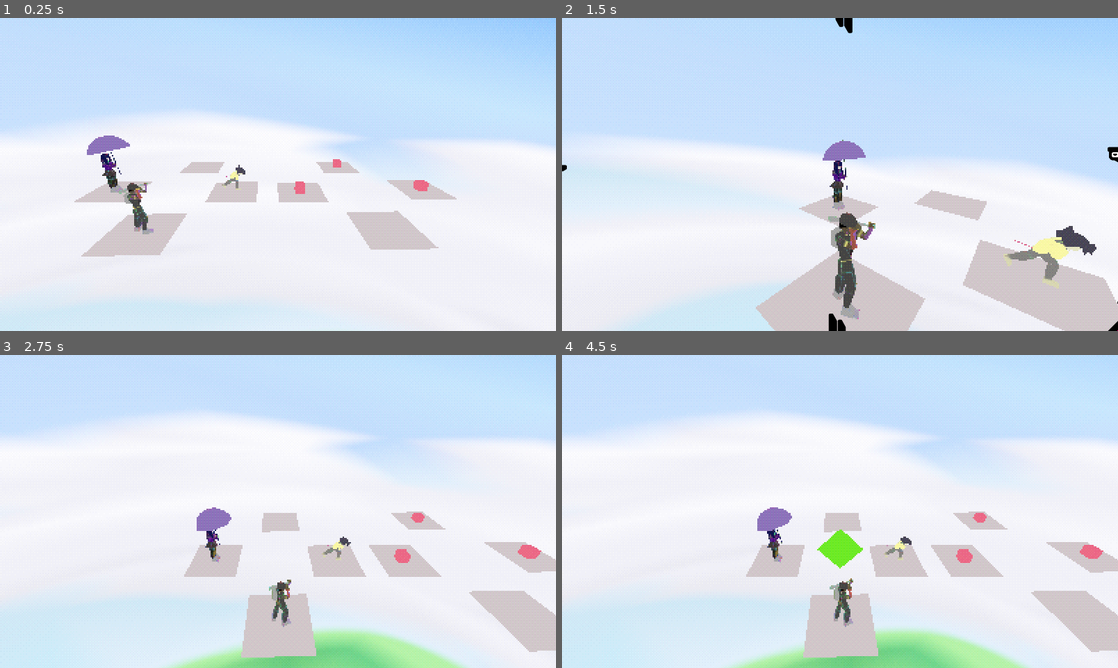
Above: before the commit, frames 1-4 (two rows, left to right).
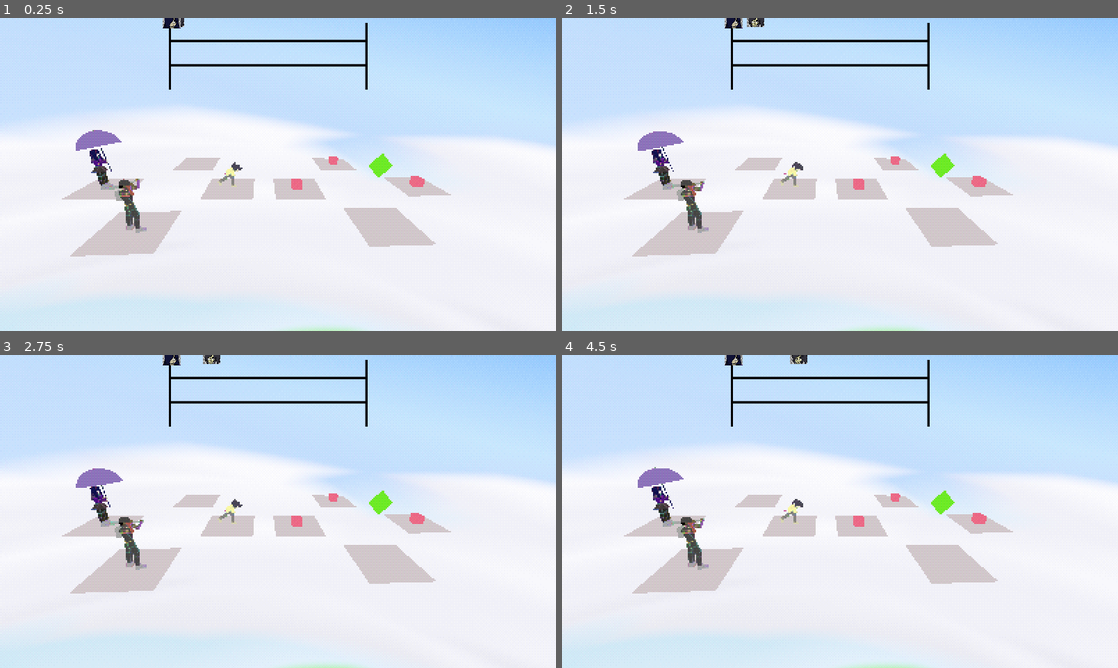
Above: after the commit, the same moments.

Repository: SteeRevo/ClassRPG
Game: Godot game, scene res://BattleScene/BattleScene.tscn
Same seed, same stepped clock (60 frames per second), same inputs: the game is played once before the commit and once after it.
Inputs:
- Up to frame 1 (0.25 s): no input
- Up to frame 2 (1.5 s): hold D (Attack) 0.53-1.28 s; tap A (Guard) at 0.8, 1.35 s
- Up to frame 3 (2.75 s): tap S (Rotate) at 1.55 s; hold S (Rotate) from 2.03 s (still down); tap D (Attack) at 2.3 s
- Up to frame 4 (4.5 s): release S (Rotate) at 2.78 s; tap D (Attack) at 2.85 s; tap A (Guard) at 3.05 s; hold A (Guard) 3.53-4.28 s; tap S (Rotate) at 3.8 s; tap E (Interact) at 4.35 s

The runs differ from the first frame. In frame 1, 5.0% of the frame differs, in the area x 11-83%, y 0-100%; in frame 2, 30%; in frame 3, 31%; in frame 4, 31%, in the area x 0-100%, y 0-100%.

Commit message:
turn tracker added

Diff:
--- a/ClassRPG/BattleScene/BattleManager.gd
+++ b/ClassRPG/BattleScene/BattleManager.gd
@@ -50,6 +50,8 @@
 @onready var selectBGcam = $CameraPoints/SelectBGcam
 @onready var enemy_timer = $EnemyTimer
 
+@onready var turnBar = $Control/TurnBar
+
 @onready var states_map = {
 	'playerturn': $States/PlayerTurn,
 	'chooseturn': $States/ChooseTurn,
@@ -80,7 +82,6 @@
 	states_stack.push_front($States/ChooseTurn)
 	current_state = states_stack[0]
 	_change_state('chooseturn')
-	_change_state(current_turn)
 
 
 func _change_state(state_name):
@@ -122,7 +123,7 @@
 	for unit in unit_list:
 		if unit.available == true:
 			_change_state('chooseturn')
-			_change_state(current_turn)
+			#_change_state(current_turn)
 			return
 	for unit in unit_list:
 		unit.available = true
@@ -162,3 +163,13 @@
 		enemy_unit.startingBG = counter
 		print(counter)
 		counter += 1
+
+func update_turn():
+	var unit = turnBar.update_all()
+	if unit != null:
+		return unit
+
+
+func _on_turn_bar_choose_turn(unit):
+	current_unit = unit
+	_change_state("playerturn")
--- a/ClassRPG/BattleScene/BattleScene.tscn
+++ b/ClassRPG/BattleScene/BattleScene.tscn
@@ -34,6 +34,7 @@
 [ext_resource type="Texture2D" uid="uid://ci3p8yi1ywe73" path="res://UI/PlayerTurn/HealthMana/MaxSoul.png" id="32_wf06l"]
 [ext_resource type="Script" path="res://BattleScene/InputtedMoves.gd" id="33_iiblf"]
 [ext_resource type="Texture2D" uid="uid://cgt4f5t3xwgov" path="res://UI/PlayerTurn/HealthMana/CurrentSoul.png" id="33_uef4v"]
+[ext_resource type="PackedScene" uid="uid://owkx60nb2md7" path="res://UI/TurnBar/turn_bar.tscn" id="34_g0q51"]
 [ext_resource type="PackedScene" uid="uid://cv25xab3f20tr" path="res://Environment/ps1Filter.tscn" id="35_crou5"]
 
 [sub_resource type="PanoramaSkyMaterial" id="PanoramaSkyMaterial_0blkr"]
@@ -814,6 +815,13 @@
 alignment = 1
 script = ExtResource("33_iiblf")
 
+[node name="TurnBar" parent="BattleManager/Control" instance=ExtResource("34_g0q51")]
+position = Vector2(555, 77)
+scale = Vector2(0.45082, 0.45082)
+
+[node name="SamTurnTracker" parent="BattleManager/Control/TurnBar" index="0" node_paths=PackedStringArray("unit")]
+unit = NodePath("../../../PlayerUnits/Sam")
+
 [node name="Cameras" type="Node" parent="BattleManager"]
 
 [node name="MainBattleCamera" type="Camera3D" parent="BattleManager/Cameras"]
@@ -843,4 +851,7 @@
 wait_time = 2.0
 
 [connection signal="animation_finished" from="BattleManager/Control/PlayerTurnUI/AnimationPlayer" to="BattleManager/Control/PlayerTurnUI" method="_on_animation_player_animation_finished"]
+[connection signal="choose_turn" from="BattleManager/Control/TurnBar" to="BattleManager" method="_on_turn_bar_choose_turn"]
 [connection signal="timeout" from="BattleManager/EnemyTimer" to="BattleManager/States/EnemyTurn" method="_on_enemy_timer_timeout"]
+
+[editable path="BattleManager/Control/TurnBar"]
--- a/ClassRPG/BattleScene/States/TurnDecide/ChooseTurn.gd
+++ b/ClassRPG/BattleScene/States/TurnDecide/ChooseTurn.gd
@@ -1,13 +1,12 @@
 extends States
 
 var current_selected_enemy
-
+var waiting = true
 
 func enter(host):
 	host.stateName.set_state_name("Choose turn")
 	if host.start_of_battle:
 		start_battle(host)
-	host.current_turn = choose_turn(host)
 	for unit in host.player_units:
 		if unit.is_guarding == false:
 			print(unit.name)
@@ -59,3 +58,11 @@
 		if unit.available == true:
 			host.current_unit = unit
 			return 'enemyturn'
+
+func update(host, delta):
+	"""if waiting:
+		var unit = host.update_turn()
+		if unit != null:
+			host.current_turn = "playerturn"
+			host.choose_turn()"""
+	pass
--- a/ClassRPG/TurnTracker.gd
+++ b/ClassRPG/TurnTracker.gd
@@ -1,4 +1,5 @@
 extends Node2D
+@export var unit : Unit
 
 # Called when the node enters the scene tree for the first time.
 func _ready():
--- a/ClassRPG/UI/TurnBar/turn_bar.gd
+++ b/ClassRPG/UI/TurnBar/turn_bar.gd
@@ -1,10 +1,12 @@
 extends Sprite2D
 @onready var startPoint = $StartPoint
 @onready var endPoint = $Endpoint
-@onready var step = 1
+@onready var step = 0.5
 @onready var samTurnTracker = $SamTurnTracker
 @onready var bbTurnTracker = $BBTurnTracker
 @onready var philTurnTracker = $PhilTurnTracker
+signal choose_turn
+var waiting = true
 
 
 # Called when the node enters the scene tree for the first time.
@@ -13,12 +15,15 @@
 	bbTurnTracker.global_position = startPoint.global_position
 	philTurnTracker.global_position = startPoint.global_position
 
+func _process(delta):
+	if waiting == true:
+		update_all()
 
-# Called every frame. 'delta' is the elapsed time since the previous frame.
-func _process(delta):
+
+func update_all():
 	if samTurnTracker.global_position.x < endPoint.global_position.x:
-		samTurnTracker.take_step(step*2)
-	if bbTurnTracker.global_position.x < endPoint.global_position.x:
-		bbTurnTracker.take_step(step*1.1)
-	if philTurnTracker.global_position.x < endPoint.global_position.x:
-		philTurnTracker.take_step(step*1.3)
+		samTurnTracker.take_step(step)
+		return null
+	elif samTurnTracker.global_position.x >= endPoint.global_position.x:
+		emit_signal("choose_turn", samTurnTracker.unit)
+		waiting = false
--- a/ClassRPG/Unit/Unit.gd
+++ b/ClassRPG/Unit/Unit.gd
@@ -1,4 +1,5 @@
 extends Node3D
+class_name Unit
 var player_
 var currentBattleGround : set = _set_BG, get = get_BG
 @onready var ap = $AnimationPlayer
Not shown: 1 places in ClassRPG/BattleScene/BattleScene.tscn that only renumber resources
